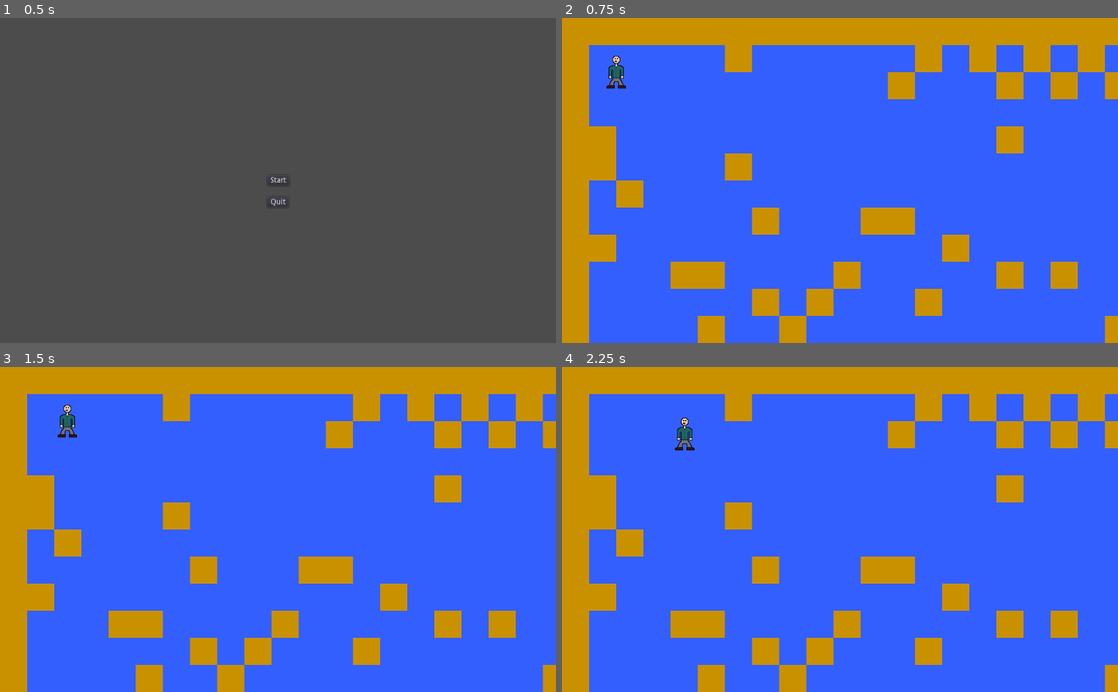
Above: before the commit, frames 1-4 (two rows, left to right).
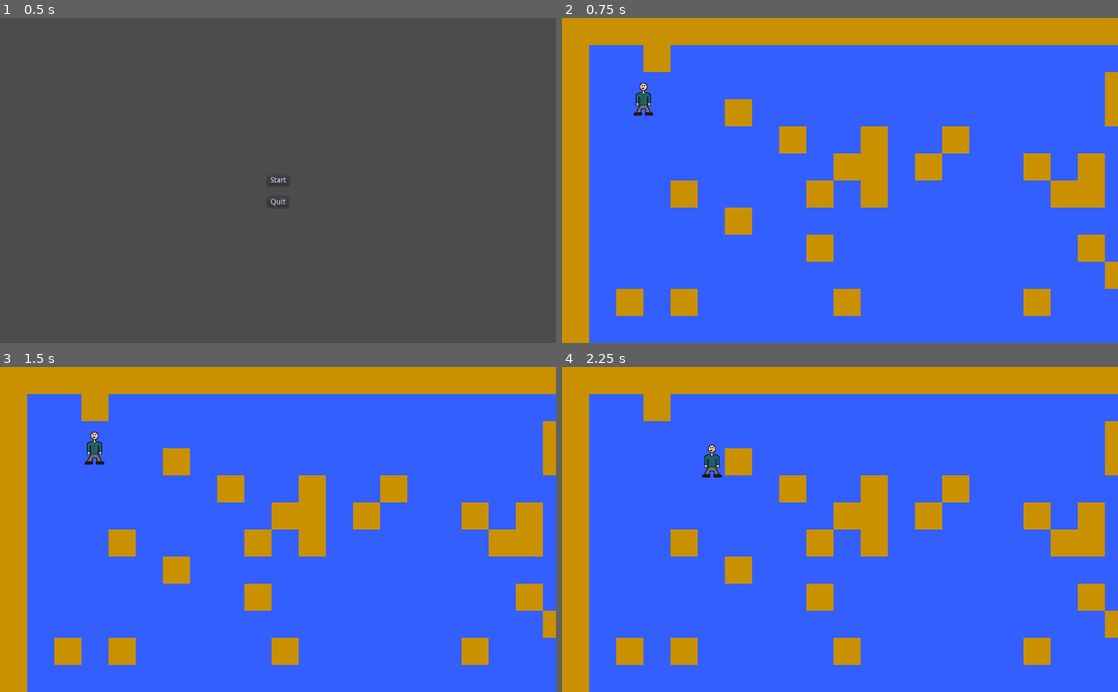
Above: after the commit, the same moments.

Repository: jamesaorson/into-the-crypt
Game: Godot game, scene res://ui/main_menu/main_menu.tscn
The game is run twice, just before and just after one commit, with the same random seed, the same clock (stepped at 60 frames per second) and the same inputs.
Inputs:
- Up to frame 1 (0.5 s): no input
- Up to frame 2 (0.75 s): click "Start" at 0.5 s
- Up to frame 3 (1.5 s): tap Enter (ui_accept) at 1.25 s; hold D (player_move_right) from 1.28 s (still down); tap Shift (sprint) at 1.35 s
- Up to frame 4 (2.25 s): tap Enter (ui_accept) at 1.52 s; release D (player_move_right) at 2.03 s; hold S (player_move_down) from 2.03 s (still down); tap Shift (sprint) at 2.1 s

Frame 1 is identical in both runs. In frame 2, 22% of the frame differs, in the area x 4-100%, y 8-100%; in frame 3, 22%; in frame 4, 22%.

Commit message:
Clean up some generation code. Create new room and reset on door trigger.

Diff:
--- a/crypt/crypt.gd
+++ b/crypt/crypt.gd
@@ -1,11 +1,21 @@
 extends Node
+
+onready var roomScene = load("res://crypt/room/room.tscn")
 
 func _ready():
 	set_process(true)
+	create_room()
 
 func _process(delta):
 	if Input.is_action_pressed("pause"):
 		quit_game()
 
+func create_room():
+	print("creating room...")
+	var rooms = get_tree().get_nodes_in_group("room")
+	if len(rooms) == 0:
+		var room = roomScene.instance()
+		get_tree().root.add_child(room)
+
 func quit_game():
 	get_tree().quit()
--- a/crypt/crypt.tscn
+++ b/crypt/crypt.tscn
@@ -1,30 +1,8 @@
-[gd_scene load_steps=6 format=2]
+[gd_scene load_steps=2 format=2]
 
 [ext_resource path="res://crypt/crypt.gd" type="Script" id=1]
-[ext_resource path="res://player/playerKinematicBody.gd" type="Script" id=2]
-[ext_resource path="res://player/player.tres" type="SpriteFrames" id=3]
-[ext_resource path="res://crypt/crypt.tres" type="TileSet" id=4]
-[ext_resource path="res://crypt/room.gd" type="Script" id=5]
 
-[node name="Node2D" type="Node2D"]
+[node name="Node2D" type="Node2D" groups=[
+"crypt",
+]]
 script = ExtResource( 1 )
-
-[node name="PlayerKinematicBody2D" type="KinematicBody2D" parent="."]
-editor/display_folded = true
-position = Vector2( 100, 100 )
-collision_mask = 6
-script = ExtResource( 2 )
-
-[node name="CollisionPolygon2D" type="CollisionPolygon2D" parent="PlayerKinematicBody2D"]
-polygon = PoolVector2Array( -20.7713, 31.606, -20.7713, -28.394, 19.2287, -28.394, 19.2287, 31.606 )
-
-[node name="AnimatedSprite" type="AnimatedSprite" parent="PlayerKinematicBody2D"]
-frames = ExtResource( 3 )
-
-[node name="CryptTileMap" type="TileMap" parent="."]
-z_index = -1
-tile_set = ExtResource( 4 )
-cell_size = Vector2( 50, 50 )
-collision_layer = 2
-format = 1
-script = ExtResource( 5 )
--- a/crypt/door.gd
+++ /dev/null
@@ -1,5 +0,0 @@
-extends Area2D
-
-func _on_Door_body_entered(body):
-	print(body)
-	print("Entered door")
--- /dev/null
+++ b/crypt/door/door.gd
@@ -0,0 +1,14 @@
+extends Area2D
+
+func _on_Door_body_entered(body):
+	print(body)
+	print("Entered door")
+	var room = get_tree().get_nodes_in_group("room")[0]
+	room.free()
+
+	var player = get_tree().get_nodes_in_group("player")[0]
+	player.free()
+
+	queue_free()
+	var crypt = get_tree().get_nodes_in_group("crypt")[0]
+	crypt.create_room()
--- a/crypt/door/door.tscn
+++ b/crypt/door/door.tscn
@@ -1,6 +1,6 @@
 [gd_scene load_steps=3 format=2]
 
-[ext_resource path="res://crypt/door.gd" type="Script" id=1]
+[ext_resource path="res://crypt/door/door.gd" type="Script" id=1]
 
 [sub_resource type="RectangleShape2D" id=1]
 extents = Vector2( 30, 65.2174 )
--- a/crypt/room.gd
+++ /dev/null
@@ -1,52 +0,0 @@
-extends TileMap
-
-onready var doorScene = load("res://crypt/door/door.tscn")
-
-const ROOM_HEIGHT = 18
-const ROOM_WIDTH = 32
-
-const PLAYER_START_POSITION = Vector2(1, 1)
-const PLAYER_HEIGHT = 3
-const PLAYER_WIDTH = 2
-
-var DOOR_POSITION = Vector2(ROOM_WIDTH - 1, ROOM_HEIGHT / 2)
-const DOOR_HEIGHT = 2
-
-var room = []
-
-# Called when the node enters the scene tree for the first time.
-func _ready():
-	randomize()
-	for y in range(ROOM_HEIGHT):
-		room.append([])
-		room[y].resize(ROOM_WIDTH)
-		for x in range(ROOM_WIDTH):
-			if x >= PLAYER_START_POSITION.x and x < PLAYER_START_POSITION.x + PLAYER_WIDTH and y >= PLAYER_START_POSITION.y and y < PLAYER_START_POSITION.y + PLAYER_HEIGHT:
-				room[y][x] = 0
-			elif x >= DOOR_POSITION.x - PLAYER_WIDTH and x <= DOOR_POSITION.x and y >= DOOR_POSITION.y and y < DOOR_POSITION.y + DOOR_HEIGHT:
-				if x == DOOR_POSITION.x and y == DOOR_POSITION.y:
-					var doors = get_tree().get_nodes_in_group("door")
-					if len(doors) == 0:
-						print("x, y: ", x, " ", y)
-						var doorPosition = map_to_world(Vector2(x, y))
-						print("Door: ", doorPosition)
-						var door = doorScene.instance()
-						door.position.x = doorPosition.x
-						door.position.y = doorPosition.y
-						get_tree().root.add_child(door)
-				room[y][x] = 0
-			elif x == 0 or x == ROOM_WIDTH - 1 or y == 0 or y == ROOM_HEIGHT - 1:
-				room[y][x] = 1
-			else:
-				var choice = rand_range(1, 10)
-				if choice > 2:
-					room[y][x] = 0
-				else:
-					room[y][x] = 1
-	draw_room()
-
-
-func draw_room():
-	for y in range(len(room)):
-		for x in range(len(room[y])):
-			set_cell(x, y, room[y][x])
--- /dev/null
+++ b/crypt/room/room.gd
@@ -0,0 +1,76 @@
+extends TileMap
+
+onready var doorScene = load("res://crypt/door/door.tscn")
+onready var playerScene = load("res://player/player.tscn")
+
+const OPEN_TILE = 0
+const WALL_TILE = 1
+const DOOR_TILE = 0
+
+const ROOM_HEIGHT = 18
+const ROOM_WIDTH = 32
+
+const PLAYER_START_POSITION = Vector2(3, 3)
+const PLAYER_HEIGHT = 3
+const PLAYER_WIDTH = 2
+
+var DOOR_TILEMAP_POSITION = Vector2(ROOM_WIDTH - 1, ROOM_HEIGHT / 2)
+const DOOR_HEIGHT = 2
+
+var doorPosition = map_to_world(DOOR_TILEMAP_POSITION)
+var playerStartPosition = map_to_world(PLAYER_START_POSITION)
+var room = []
+
+func _init():
+	print("Room generation...")
+	randomize()
+	for y in range(ROOM_HEIGHT):
+		self.room.append([])
+		self.room[y].resize(ROOM_WIDTH)
+		for x in range(ROOM_WIDTH):
+			if (x >= PLAYER_START_POSITION.x and
+			    x < PLAYER_START_POSITION.x + PLAYER_WIDTH and
+				y >= PLAYER_START_POSITION.y and
+				y < PLAYER_START_POSITION.y + PLAYER_HEIGHT):
+				self.room[y][x] = OPEN_TILE
+			elif (x >= DOOR_TILEMAP_POSITION.x - PLAYER_WIDTH and
+				  x <= DOOR_TILEMAP_POSITION.x and
+				  y >= DOOR_TILEMAP_POSITION.y and
+				  y < DOOR_TILEMAP_POSITION.y + DOOR_HEIGHT):
+				self.room[y][x] = DOOR_TILE
+			elif x == 0 or x == ROOM_WIDTH - 1 or y == 0 or y == ROOM_HEIGHT - 1:
+				self.room[y][x] = WALL_TILE
+			else:
+				var tileChoice = rand_range(1, 10)
+				if tileChoice > 2:
+					self.room[y][x] = OPEN_TILE
+				else:
+					self.room[y][x] = WALL_TILE
+	draw_room()
+
+func _ready():
+	create_player()
+	create_door()
+
+func create_door():
+	var doors = get_tree().get_nodes_in_group("door")
+	if len(doors) == 0:
+		print("Creating door at: ", world_to_map(self.doorPosition), " ", self.doorPosition)
+		var door = doorScene.instance()
+		door.position.x = self.doorPosition.x
+		door.position.y = self.doorPosition.y
+		get_tree().root.add_child(door)
+
+func create_player():
+	var players = get_tree().get_nodes_in_group("player")
+	if len(players) == 0:
+		print("Creating player at: ", world_to_map(self.playerStartPosition), " ", self.playerStartPosition)
+		var player = playerScene.instance()
+		player.position.x = self.playerStartPosition.x
+		player.position.y = self.playerStartPosition.y
+		get_tree().root.add_child(player)
+
+func draw_room():
+	for y in range(len(room)):
+		for x in range(len(room[y])):
+			set_cell(x, y, room[y][x])
--- /dev/null
+++ b/crypt/room/room.tscn
@@ -0,0 +1,15 @@
+[gd_scene load_steps=3 format=2]
+
+[ext_resource path="res://crypt/crypt.tres" type="TileSet" id=1]
+[ext_resource path="res://crypt/room/room.gd" type="Script" id=2]
+
+[node name="RoomTileMap" type="TileMap" groups=[
+"room",
+]]
+z_index = -1
+tile_set = ExtResource( 1 )
+cell_size = Vector2( 50, 50 )
+cell_quadrant_size = 1
+collision_layer = 2
+format = 1
+script = ExtResource( 2 )
--- /dev/null
+++ b/player/player.tscn
@@ -0,0 +1,16 @@
+[gd_scene load_steps=3 format=2]
+
+[ext_resource path="res://player/playerKinematicBody.gd" type="Script" id=1]
+[ext_resource path="res://player/player.tres" type="SpriteFrames" id=2]
+
+[node name="PlayerKinematicBody2D" type="KinematicBody2D" groups=[
+"player",
+]]
+collision_mask = 6
+script = ExtResource( 1 )
+
+[node name="CollisionPolygon2D" type="CollisionPolygon2D" parent="."]
+polygon = PoolVector2Array( -20.7713, 31.606, -20.7713, -28.394, 19.2287, -28.394, 19.2287, 31.606 )
+
+[node name="AnimatedSprite" type="AnimatedSprite" parent="."]
+frames = ExtResource( 2 )
--- a/project.godot
+++ b/project.godot
@@ -25,11 +25,6 @@
 
 [input]
 
-exit={
-"deadzone": 0.5,
-"events": [ Object(InputEventKey,"resource_local_to_scene":false,"resource_name":"","device":0,"alt":false,"shift":false,"control":false,"meta":false,"command":false,"pressed":false,"scancode":16777217,"unicode":0,"echo":false,"script":null)
- ]
-}
 player_move_left={
 "deadzone": 0.5,
 "events": [ Object(InputEventKey,"resource_local_to_scene":false,"resource_name":"","device":0,"alt":false,"shift":false,"control":false,"meta":false,"command":false,"pressed":false,"scancode":65,"unicode":0,"echo":false,"script":null)
@@ -64,6 +59,12 @@
 , Object(InputEventJoypadButton,"resource_local_to_scene":false,"resource_name":"","device":0,"button_index":8,"pressure":0.0,"pressed":false,"script":null)
  ]
 }
+pause={
+"deadzone": 0.5,
+"events": [ Object(InputEventKey,"resource_local_to_scene":false,"resource_name":"","device":0,"alt":false,"shift":false,"control":false,"meta":false,"command":false,"pressed":false,"scancode":16777217,"unicode":0,"echo":false,"script":null)
+, Object(InputEventJoypadButton,"resource_local_to_scene":false,"resource_name":"","device":0,"button_index":11,"pressure":0.0,"pressed":false,"script":null)
+ ]
+}
 
 [rendering]
 
--- a/ui/main_menu/main_menu.tscn
+++ b/ui/main_menu/main_menu.tscn
@@ -2,11 +2,12 @@
 
 [ext_resource path="res://ui/main_menu/main_menu.gd" type="Script" id=1]
 
-[node name="MainMenuControl" type="Control"]
+[node name="main_menu_control" type="Control"]
+editor/display_folded = true
 anchor_right = 1.0
 anchor_bottom = 1.0
 
-[node name="StartButton" type="Button" parent="."]
+[node name="start_button" type="Button" parent="."]
 anchor_left = 0.5
 anchor_top = 0.5
 anchor_right = 0.5
@@ -18,7 +19,7 @@
 text = "Start"
 script = ExtResource( 1 )
 
-[node name="QuitButton" type="Button" parent="."]
+[node name="quit_button" type="Button" parent="."]
 anchor_left = 0.5
 anchor_top = 0.5
 anchor_right = 0.5
@@ -30,5 +31,7 @@
 text = "Quit"
 script = ExtResource( 1 )
 
-[connection signal="pressed" from="StartButton" to="StartButton" method="_on_start_button_pressed"]
-[connection signal="pressed" from="QuitButton" to="QuitButton" method="_on_quit_button_pressed"]
+[node name="Spatial" type="Spatial" parent="."]
+
+[connection signal="pressed" from="start_button" to="start_button" method="_on_start_button_pressed"]
+[connection signal="pressed" from="quit_button" to="quit_button" method="_on_quit_button_pressed"]
